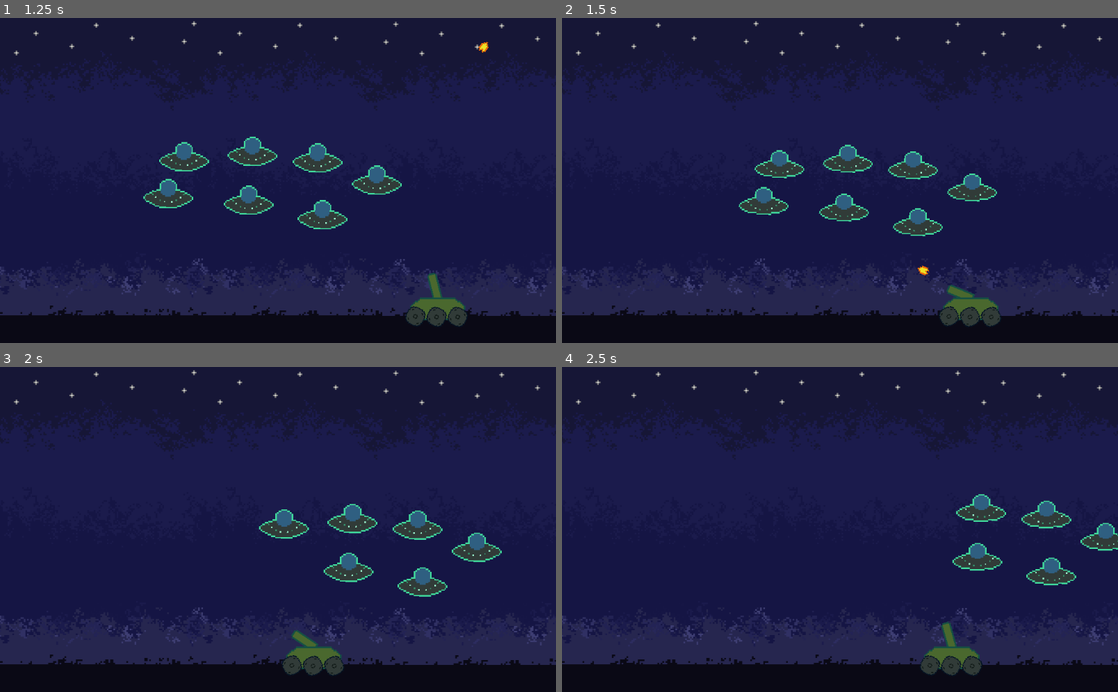
Above: before the commit, frames 1-4 (two rows, left to right).
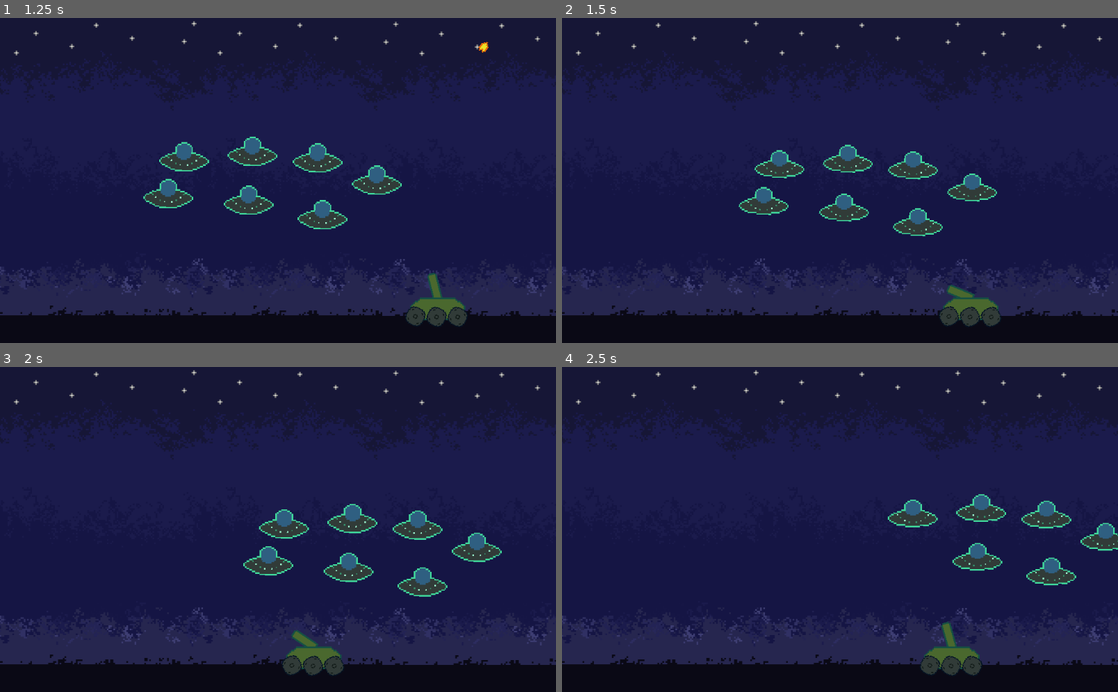
Above: after the commit, the same moments.

Repository: zMenta/Godot-Projects
Game: Godot game, scene res://Scenes/Main.tscn
The game is run twice, just before and just after one commit, with the same random seed, the same clock (stepped at 60 frames per second) and the same inputs.
Inputs (mouse positions are in pixels of both pictures, inside the frame that each line leads up to):
- Up to frame 1 (1.25 s): move the mouse to (400, 164) at 0.52 s; press the mouse at (400, 164) at 0.53 s; hold Right (ui_right) from 0.53 s (still down)
- Up to frame 2 (1.5 s): move the mouse to (728, 196) at 1.27 s; release Right (ui_right) at 1.28 s; release the mouse at (728, 196) at 1.28 s; hold Left (ui_left) from 1.28 s (still down); click (728, 196) at 1.35 s
- Up to frame 3 (2 s): keep holding Left (ui_left)
- Up to frame 4 (2.5 s): move the mouse to (895, 458) at 2.02 s; release Left (ui_left) at 2.03 s; press the mouse at (895, 458) at 2.03 s; hold Right (ui_right) from 2.03 s (still down)

Frame 1 is identical in both runs. In frame 2, less than 0.1% of the frame differs, in the area x 63-66%, y 76-80%; in frame 3, 0.5%, in the area x 43-53%, y 55-65%; in frame 4, 0.5%.

Commit message:
tank shooting cooldown

Diff:
--- a/Invaders from Space/Scenes/Player.tscn
+++ b/Invaders from Space/Scenes/Player.tscn
@@ -57,3 +57,9 @@
 texture = ExtResource( 1 )
 region_enabled = true
 region_rect = Rect2( 48, 3, 54, 54 )
+
+[node name="ShootCooldown" type="Timer" parent="."]
+wait_time = 1.25
+one_shot = true
+
+[connection signal="timeout" from="ShootCooldown" to="." method="_on_ShootCooldown_timeout"]
--- a/Invaders from Space/Scripts/Player.gd
+++ b/Invaders from Space/Scripts/Player.gd
@@ -3,6 +3,8 @@
 export (PackedScene) var Bullet
 export var SPEED := 350
 export var WHEEL_ROTATION_SPEED := 6
+
+var can_shoot := true
 
 var screen = OS.get_window_safe_area().size
 onready var wheels := $Wheels.get_children()
@@ -13,8 +15,12 @@
 	var mouse_position = get_global_mouse_position()
 	$CannonPivot.look_at(mouse_position)
 
-	if Input.is_action_just_pressed("shoot"):
-		shoot()
+	if Input.is_action_pressed("shoot"):
+		if can_shoot == true:
+			shoot()
+			can_shoot = false
+			$ShootCooldown.start()
+
 	if Input.is_action_pressed("ui_left"):
 		direction.x = -1
 		for wheel in wheels:
@@ -30,3 +36,7 @@
 	var bullet = Bullet.instance()
 	owner.add_child(bullet)
 	bullet.transform = $CannonPivot/Cannon/MuzzlePosition.global_transform
+
+
+func _on_ShootCooldown_timeout() -> void:
+	can_shoot = true
